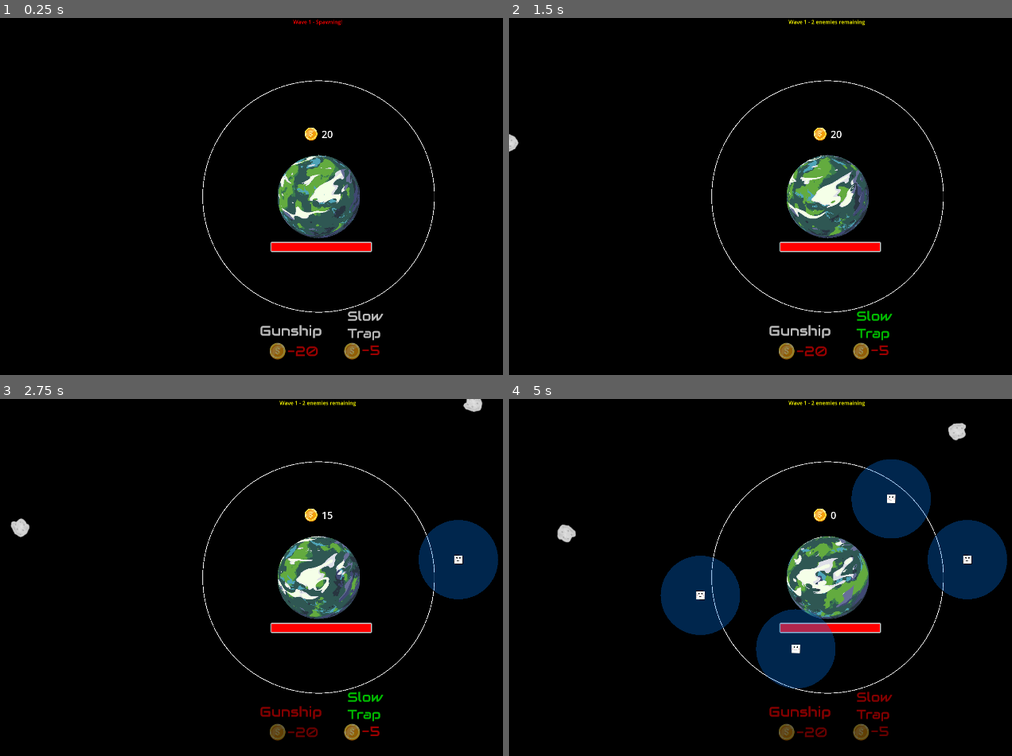
Above: before the commit, frames 1-4 (two rows, left to right).
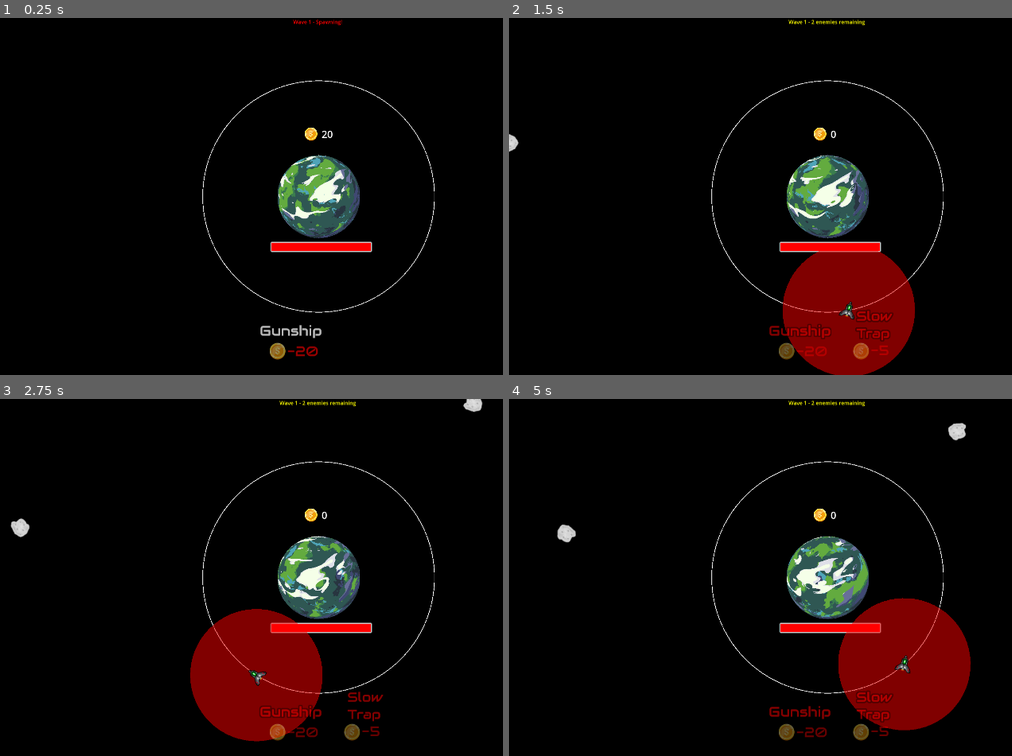
Above: after the commit, the same moments.

Repository: DBordeleau/gmtk-jam-2025
Game: Godot game, scene res://game/scenes/test_scene.tscn
Same seed, same stepped clock (60 frames per second), same inputs: the game is played once before the commit and once after it. The project has no main scene, so this scene is started directly.
Inputs (mouse positions are in pixels of both pictures, inside the frame that each line leads up to):
- Up to frame 1 (0.25 s): no input
- Up to frame 2 (1.5 s): click (800, 342) at 0.5 s; click (876, 342) at 1.27 s
- Up to frame 3 (2.75 s): move the mouse to (457, 559) at 2.02 s; click (457, 559) at 2.17 s
- Up to frame 4 (5 s): move the mouse to (700, 595) at 2.77 s; hold Space (reverse_orbit) 2.78-3.53 s; click (700, 595) at 2.92 s; move the mouse to (891, 498) at 3.52 s; click (891, 498) at 3.67 s; move the mouse to (795, 648) at 4.27 s; click (795, 648) at 4.42 s

The runs differ from the first frame. In frame 1, 0.4% of the frame differs, in the area x 68-77%, y 81-96%; in frame 2, 7.7%; in frame 3, 11%; in frame 4, 19%, in the area x 30-100%, y 16-93%.

Commit message:
CHANGED:
Slow Area button is hidden by default and only made visible once the player has placed a gunship.

structure_select_menu.gd:

Added slow_area_unlocked to track whether or not the player can place slow areas.

The slow area button is hidden in ready().

Added unlock_slow_area to make the button visible and set the bool to true. This is called by GameManager when the player places a gunship.

GameManager.gd:

Updated unhandled_input to call unlock_slow_area() in the structure_select_menu when the player places a gunship for the first time.

Diff:
--- a/game/game_manager.gd
+++ b/game/game_manager.gd
@@ -105,6 +105,8 @@
 		var new_structure = structure_manager.place_structure(structure_menu.selected_structure_type, snapped_pos, is_orbital, orbit_idx)
 		if is_orbital and new_structure:
 			orbit_manager.add_structure(new_structure, orbit_idx)
+			if not structure_menu.slow_area_unlocked:
+				structure_menu.unlock_slow_area()
 		if new_structure:
 			currency -= structure_cost
 			update_currency_ui()
--- a/user_interface/structure_select_menu.gd
+++ b/user_interface/structure_select_menu.gd
@@ -10,7 +10,11 @@
 @onready var gunship_button: TextureButton = $GunshipButton
 @onready var slow_area_button: TextureButton = $SlowAreaButton
 
+# player cant place a slow area until first placing a gunship
+var slow_area_unlocked: bool = false
+
 # Sets the buttons to be in toggle mode, connects their signals, and makes them unpressed by default
+# hides the slow area button by default until the player places a gunship
 func _ready():
 	var children = get_children()
 	for child: TextureButton in children:
@@ -19,6 +23,8 @@
 
 	gunship_button.pressed.connect(_on_gunship_button_pressed)
 	slow_area_button.pressed.connect(_on_slow_area_button_pressed)
+
+	slow_area_button.visible = false # Hide by default
 
 # Every pressed function should set the selected struct type and disable all other buttons
 func _on_gunship_button_pressed():
@@ -39,3 +45,8 @@
 func update_buttons(currency: int):
 	gunship_button.disabled = currency < 20
 	slow_area_button.disabled = currency < 5
+
+# called when a gunship is placed for the first time
+func unlock_slow_area():
+	slow_area_button.visible = true
+	slow_area_unlocked = true
